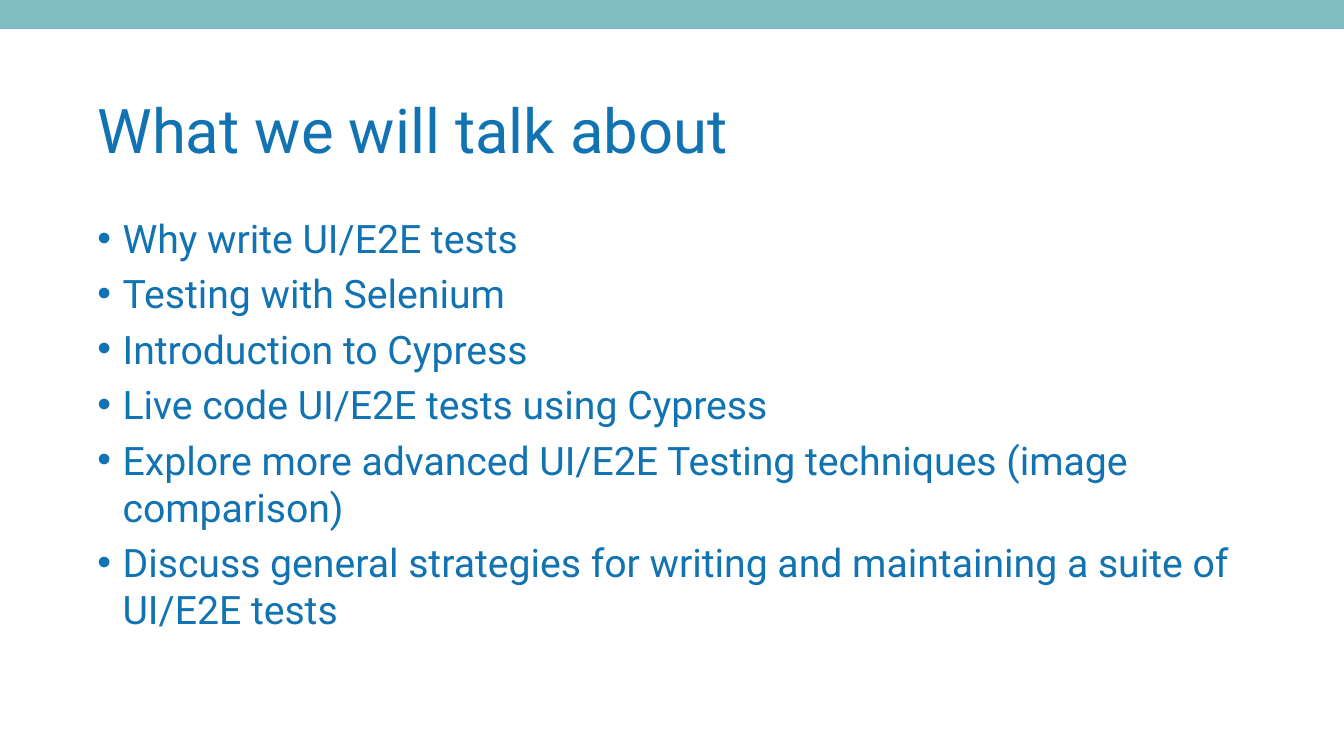
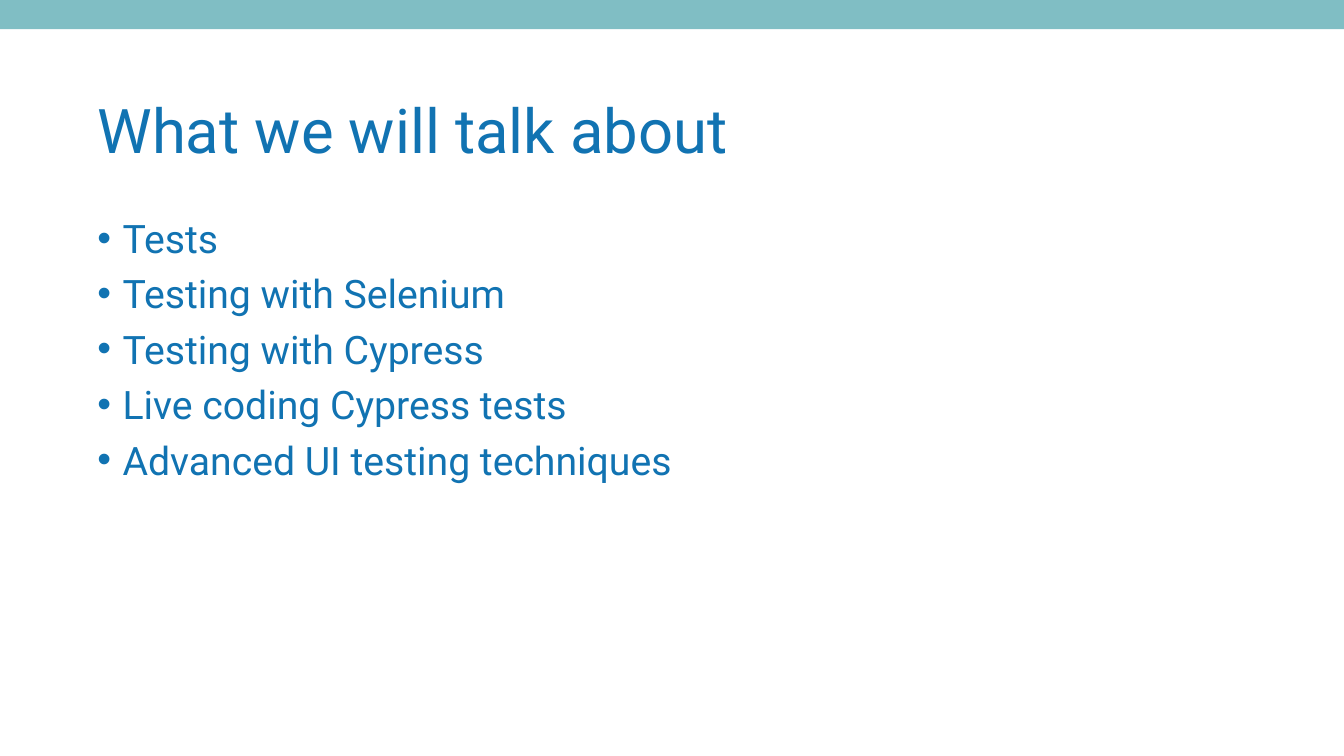
Before and after one commit to MatthewYKnowles/atlanta-code-camp-2019, a slide deck: slide 3 of And Now Seleniums Watch is Ended.pptx. Drawn at 1344x756 pixels with LibreOffice and Linux fonts; fonts in the diff are those of the drawing; background and template pictures are left out. Boxes give left, top, right and bottom in pixels: in the first picture for what was removed or moved away, otherwise in the second. Text is boxed around its words. In the diff, an @@ line names an element or a change of style, - is before the commit and + after.

Commit message:
updated ppt

```diff
--- a/And Now Seleniums Watch is Ended.pptx
+++ b/And Now Seleniums Watch is Ended.pptx
@@ text at <box>123,225,218,254</box>: text changed @@
-• Why write UI/E2E tests
+• Tests
@@ text at <box>123,334,672,483</box>: text changed @@
-• Introduction to Cypress
-• Live code UI/E2E tests using Cypress
-• Explore more advanced UI/E2E Testing techniques (image comparison)
-• Discuss general strategies for writing and maintaining a suite of UI/E2E tests
+• Testing with Cypress
+• Live coding Cypress tests
+• Advanced UI testing techniques
```
Also in this commit, not shown: 4 other slides changed, 4 other files.
